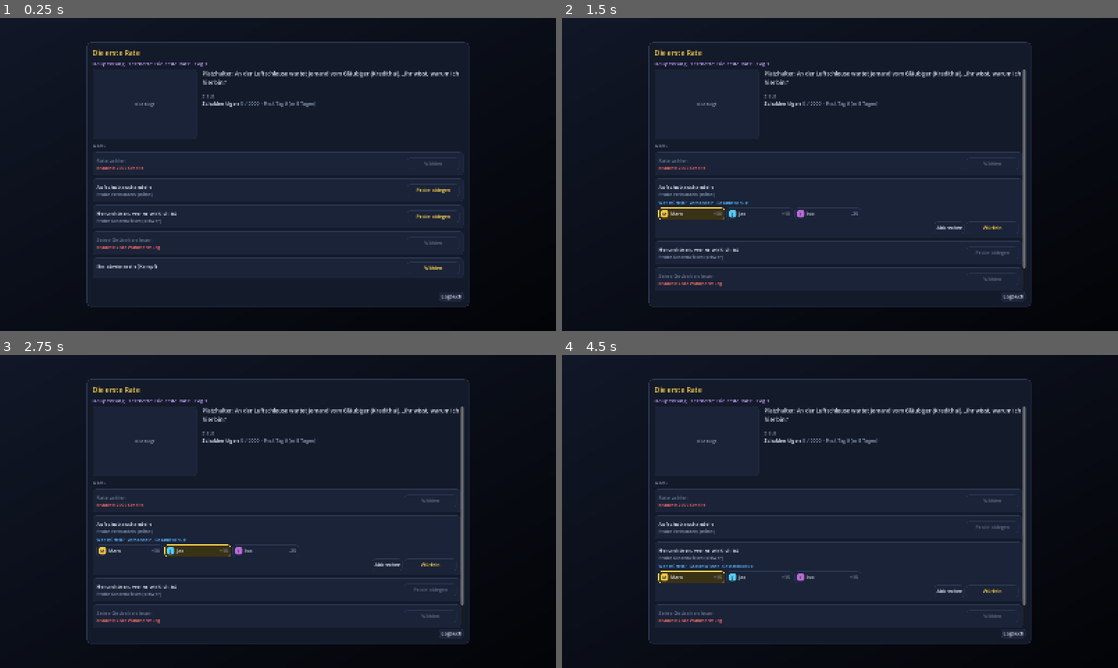
Above: before the commit, frames 1-4 (two rows, left to right).
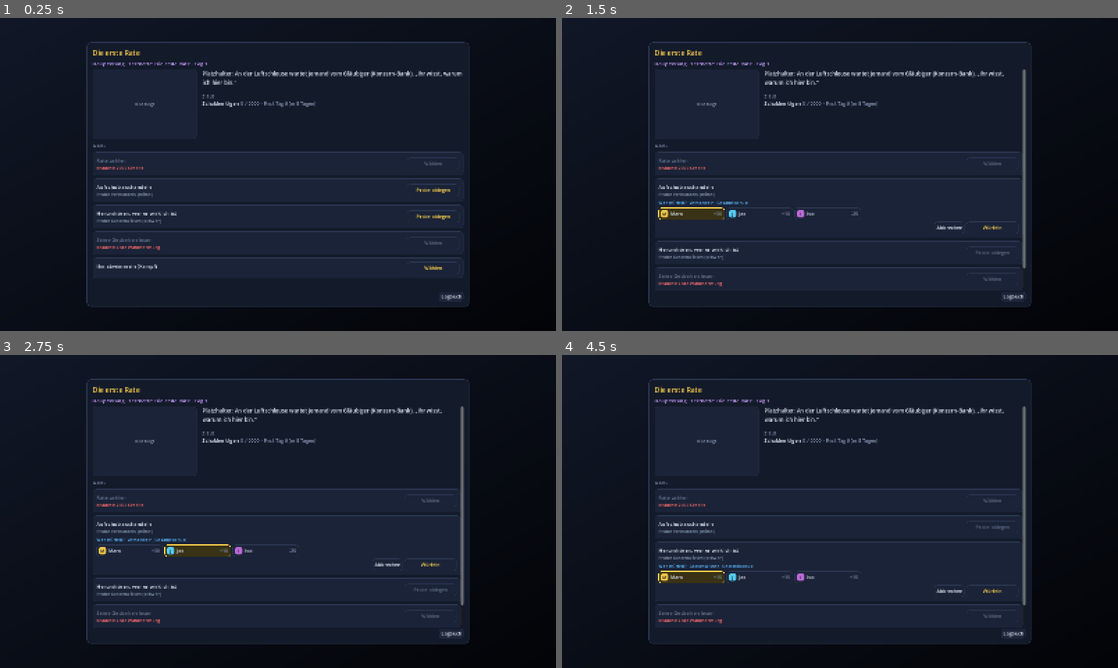
Above: after the commit, the same moments.

Repository: guenterpayer-sketch/past_the_Frontire
Game: Godot game, scene res://tests/story_demo.tscn
Same seed, same stepped clock (60 frames per second), same inputs: the game is played once before the commit and once after it. This scene is started directly instead of the project's main scene.
Inputs (mouse positions are in pixels of both pictures, inside the frame that each line leads up to):
- Up to frame 1 (0.25 s): no input
- Up to frame 2 (1.5 s): click "Probe ablegen" at 0.5 s; click (689, 215) at 1.27 s
- Up to frame 3 (2.75 s): click (200, 552) at 2.02 s
- Up to frame 4 (4.5 s): click (828, 552) at 2.77 s; click "Abbrechen" at 3.5 s; click "Probe ablegen" at 4.25 s

The runs differ from the first frame. In frame 1, 0.2% of the frame differs, in the area x 36-84%, y 16-22%; in frame 2, 0.2%, in the area x 36-83%, y 16-22%; in frame 3, 0.2%; in frame 4, 0.2%.

Commit message:
Story: eigener Zufall (Story.rng), Plünderer als Aasgeier, örtliche Gegner aus allen Fraktionen
Der globale Zufall der Story verschob die Zufallsfolge des Hubs (Eskorte-Ziel im Hub-Test).

Co-Authored-By: Claude Opus 5.5 <noreply@anthropic.com>
Claude-Session: https://claude.ai/code/session_01HVvVS9gKRZhktuF54kfK6H

Diff:
--- a/godot/core/story.gd
+++ b/godot/core/story.gd
@@ -31,6 +31,8 @@
 var res := {"credits": 0, "material": 0, "provisions": 0, "fuel": 0}
 ## Spieltag ohne Spielstand
 var day := 1
+## eigener Zufall der Story, damit sie die Zufallsfolge anderer Module (Hub, Kampf) nicht verschiebt
+var rng := RandomNumberGenerator.new()
 ## Tests: feste Reise-Auslösung (-1 = würfeln, 0 = nie, 1 = immer)
 static var fixed_travel := -1
 ## false = Ketten mit Auslöser „start“ (Kapitel 1) beginnen nicht von selbst (Selbsttests, die keine Szenen wegklicken)
@@ -39,6 +41,7 @@
 
 static func create(st: StoryState = null, g: HubState = null) -> Story:
 	var s := Story.new()
+	s.rng.randomize()
 	s.state = st if st != null else StoryState.create()
 	s.game = g
 	return s
@@ -156,7 +159,7 @@
 func _make_goal(g: Dictionary, chain_id: String) -> void:
 	var target := int(g.get("target", 0))
 	if g.has("target_rand"):
-		target = randi_range(int(g.target_rand[0]), int(g.target_rand[1]))
+		target = rng.randi_range(int(g.target_rand[0]), int(g.target_rand[1]))
 	var every := int(g.get("every", 0))
 	var due := today() + int(g.due_in) if g.has("due_in") else (today() + every if every > 0 else 0)
 	state.goals[String(g.id)] = {"name": String(g.get("name", g.id)), "chain": chain_id, "value": int(g.get("value", 0)),
@@ -358,7 +361,7 @@
 		elif e.has("item_random"):
 			var keys := item_keys()
 			if not keys.is_empty():
-				var k: String = keys[randi_range(0, keys.size() - 1)]
+				var k: String = keys[rng.randi_range(0, keys.size() - 1)]
 				if item_add(k, -1) != 0:
 					out.effects.append("−1 %s (Lager)" % item_name(k))
 		elif e.has("credits_pct"):
@@ -493,7 +496,7 @@
 	var list := crew()
 	if list.size() <= 1:
 		return
-	var c: Character = list[randi_range(0, list.size() - 1)]
+	var c: Character = list[rng.randi_range(0, list.size() - 1)]
 	state.captured.append(String(c.id))
 	out.effects.append("%s ist gefangen" % c.name)
 	StoryGen.make(self, "befreien", {"rescue": String(c.id), "rescue_name": c.name})
@@ -518,7 +521,7 @@
 	for i in game.sector.systems.size():
 		if game.is_harbor(i):
 			list.append(i)
-	return list[randi_range(0, list.size() - 1)] if not list.is_empty() else -1
+	return list[rng.randi_range(0, list.size() - 1)] if not list.is_empty() else -1
 
 
 ## Stub: zufälliges System außer dem aktuellen; später Orte im System (Sektorumbau im Hub)
@@ -530,7 +533,7 @@
 	if game == null or game.sector == null:
 		return -1
 	var n := game.sector.systems.size()
-	var i := randi_range(0, n - 1)
+	var i := rng.randi_range(0, n - 1)
 	if i == game.position and n > 1:
 		i = (i + 1) % n
 	return i
@@ -607,7 +610,7 @@
 		var hid := StoryGen.make(self, "hinterhalt", {"start": true})
 		start(hid)
 		return hid
-	if harbor and not _event_open(HARBOR_EVENTS) and randf() < SMUGGLE_CHANCE:
+	if harbor and not _event_open(HARBOR_EVENTS) and rng.randf() < SMUGGLE_CHANCE:
 		StoryGen.make(self, "schmuggel", {"place": system})
 	return ""
 
@@ -622,10 +625,9 @@
 
 ## Ein Reisetag: vielleicht löst eine Reise-Kette aus. Gibt die Kette zurück oder "".
 ## Reihenfolge: erzeugte Story-Schritte mit Einstieg „Reise“, geschriebene Reise-Ketten, erzeugte Ereignisketten.
-func travel_event(rng: RandomNumberGenerator = null) -> String:
-	if rng == null:
-		rng = RandomNumberGenerator.new()
-		rng.randomize()
+func travel_event(r: RandomNumberGenerator = null) -> String:
+	if r != null:
+		rng = r
 	if fixed_travel == 0:
 		return ""
 	var ready := _ready_chains("reise")
@@ -692,7 +694,7 @@
 	var list: Array = g.get("backlash", [])
 	if list.is_empty():
 		return ""
-	var bid := String(list[randi_range(0, list.size() - 1)])
+	var bid := String(list[rng.randi_range(0, list.size() - 1)])
 	if state.is_open(bid):
 		return ""
 	state.chains.erase(bid)
--- a/godot/core/story_gen.gd
+++ b/godot/core/story_gen.gd
@@ -11,7 +11,7 @@
 	"abteilung9": {"name": "Abteilung 9", "id": "abteilung9", "fallback": "konzern"},
 	"klingen": {"name": "den Klingen der Wacht", "id": "seraph", "fallback": "leeres_licht"},
 	"hand": {"name": "Angeheuerten der Stillen Hand", "id": "stille_hand", "fallback": "rote_sonne"},
-	"pluenderer": {"name": "Plünderern", "id": "pluenderer", "fallback": "schmuggler"},
+	"pluenderer": {"name": "Plünderern", "id": "aasgeier", "fallback": "schmuggler"},
 }
 ## Leute des Gläubigers je Baustein „glaeubiger“
 const GLAEUBIGER_GEGNER := {"syndikat": "schmuggler", "bank": "konzern", "person": "rote_sonne"}
@@ -32,7 +32,7 @@
 	var steps: Array = f.get("steps", [])
 	if steps.is_empty():
 		return ""
-	return make(story, String(steps[randi_range(0, steps.size() - 1)]), {"frame": frame})
+	return make(story, String(steps[story.rng.randi_range(0, steps.size() - 1)]), {"frame": frame})
 
 
 ## Kette aus einer Vorlage erzeugen. extra: frame, rescue/rescue_name (Befreiung eines Crewmitglieds), place (System),
@@ -55,7 +55,7 @@
 	if not outs.is_empty():
 		var keys := outs.keys()
 		keys.sort()
-		var pick: String = keys[randi_range(0, keys.size() - 1)]
+		var pick: String = keys[story.rng.randi_range(0, keys.size() - 1)]
 		c.ausgang = pick
 		c.scenes.merge(outs[pick].duplicate(true), true)
 	for k in ["frame", "rescue", "rescue_name"]:
@@ -74,7 +74,7 @@
 	for k in werte:
 		var list: Array = werte[k]
 		if not list.is_empty():
-			v[k] = list[randi_range(0, list.size() - 1)]
+			v[k] = list[story.rng.randi_range(0, list.size() - 1)]
 	if extra.has("rescue_name"):
 		var rn := String(extra.rescue_name)
 		v["ziel"] = {"name": rn, "kurz": rn, "titel": rn}
@@ -82,7 +82,7 @@
 	var entries: Array = t.get("einstieg", [])
 	var entry := String(t.get("trigger", "keiner"))
 	if not entries.is_empty():
-		entry = String(entries[randi_range(0, entries.size() - 1)])
+		entry = String(entries[story.rng.randi_range(0, entries.size() - 1)])
 	if extra.get("start", false):
 		entry = "keiner"
 	v.einstieg_typ = entry
@@ -95,7 +95,7 @@
 	if story.game != null and story.game.sector != null:
 		sys_name = String(story.game.sector.systems[place if place >= 0 else story.game.position].name)
 	v.system = sys_name
-	v.kontakt = KONTAKTE[randi_range(0, KONTAKTE.size() - 1)]
+	v.kontakt = KONTAKTE[story.rng.randi_range(0, KONTAKTE.size() - 1)]
 	v.einstieg = String(EINSTIEG.get(entry, "")).replace("{system}", sys_name).replace("{kontakt}", String(v.kontakt))
 	# Gegner
 	var g := String(v.get("gegner", "lokal"))
@@ -122,10 +122,26 @@
 	if story.game != null and story.game.sector != null:
 		path = String(story.game.sector.systems[place if place >= 0 else story.game.position].faction)
 	if path == "":
-		var ids := ["konzern", "leeres_licht", "rote_sonne", "schmuggler"]
-		path = "res://data/missions/%s.tres" % ids[randi_range(0, ids.size() - 1)]
+		var ids := _normal_factions()
+		path = "res://data/missions/%s.tres" % ids[story.rng.randi_range(0, ids.size() - 1)]
 	var f := load(path) as FactionData if ResourceLoader.exists(path) else null
 	return {"name": f.name if f != null else "Bewaffnete", "id": path.get_file().get_basename()}
+
+
+## alle Missionsfraktionen außer denen der Oberart „story“ (Kennung = Dateiname)
+static func _normal_factions() -> Array[String]:
+	var out: Array[String] = []
+	var d := DirAccess.open("res://data/missions")
+	if d != null:
+		for f in d.get_files():
+			var file := f.trim_suffix(".remap")
+			if file.ends_with(".tres"):
+				var fd := load("res://data/missions/" + file) as FactionData
+				if fd != null and fd.kind != &"story":
+					out.append(file.get_basename())
+	if out.is_empty():
+		out.append("rote_sonne")
+	return out
 
 
 static func _faction_id(id: String, fallback: String) -> String:
--- a/godot/tests/test_story.gd
+++ b/godot/tests/test_story.gd
@@ -178,7 +178,9 @@
 	check(s.markers().size() == 1 and s.markers()[0].system == 3, "Story-Ort auf der Karte")
 	check(s.on_arrive(2) == "" and s.on_arrive(3) == "test_ort", "Ankunft am Story-Ort startet die Kette")
 	check(s.state.status("test_ort") == "aktiv" and s.markers().is_empty(), "Marker weg, Kette aktiv")
+	Story.fixed_travel = 0
 	check(s.travel_event() == "" and s.contacts().is_empty(), "keine Reise-/Kontakt-Ketten in den Testdaten")
+	Story.fixed_travel = -1
 	var g := HubState.new_game(4711, "Test", 0)
 	var gs := Story.create(null, g)
 	gs.crew_override = [_crew_member("Mara", 8)]
Not shown, changed: docs/Planung_Story.md
